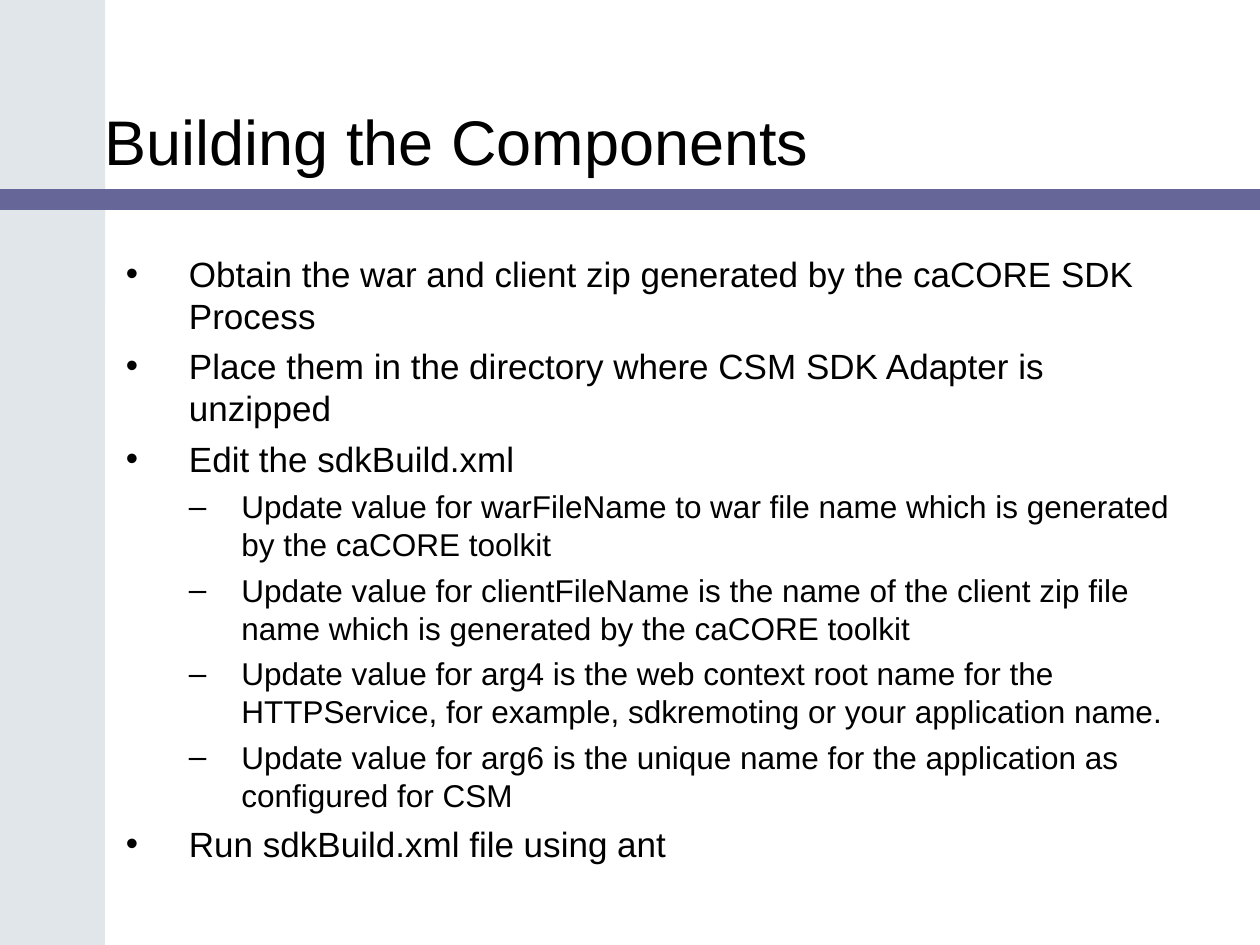
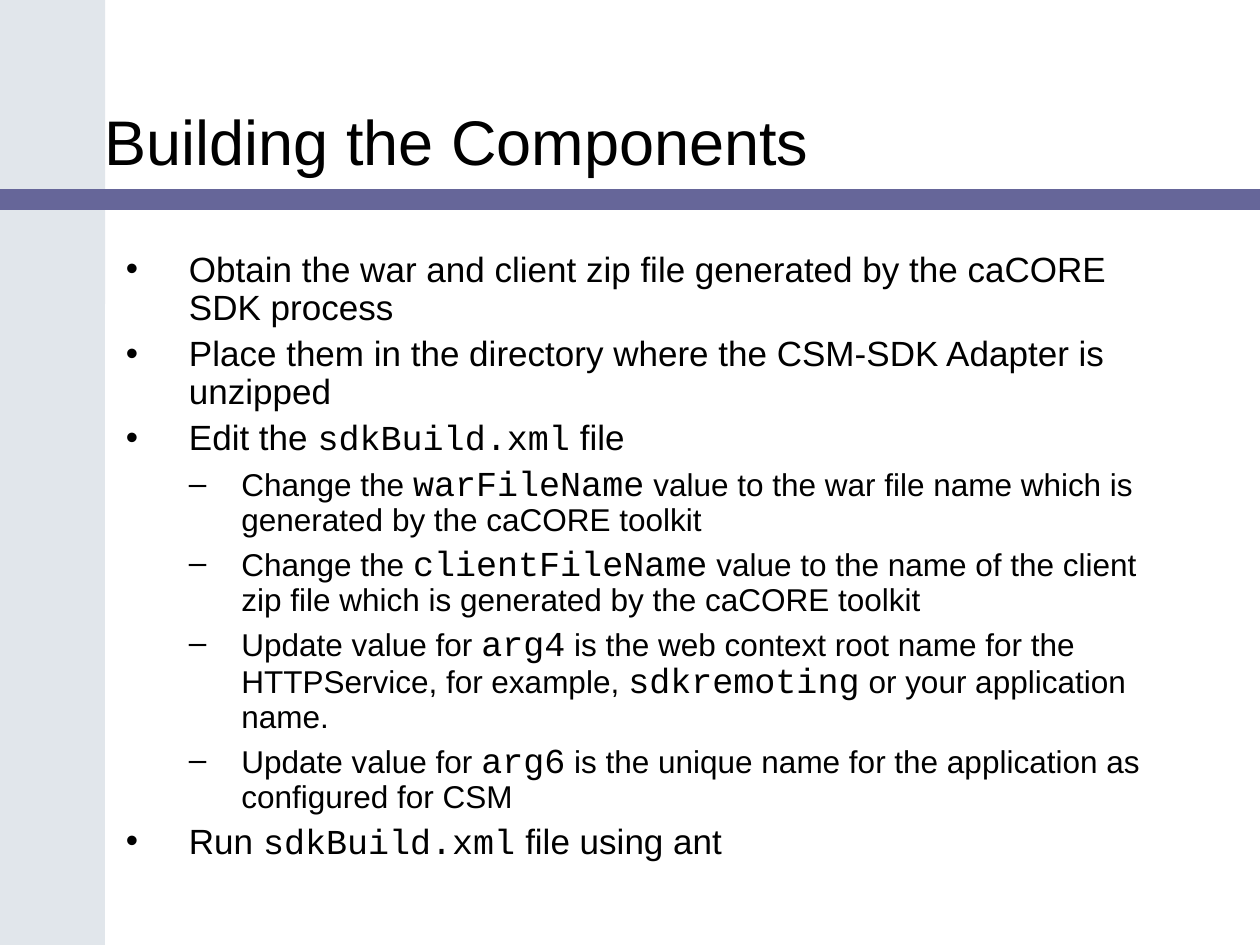
Before and after one commit to CBIIT/common-security-module-docs, a slide deck: slide 14 of Presentations/SDK_Bootcamp_CSM_v1.ppt. Drawn at 1260x945 pixels with LibreOffice and Linux fonts; fonts in the diff are those of the drawing; background and template pictures are left out. Boxes give left, top, right and bottom in pixels: in the first picture for what was removed or moved away, otherwise in the second. Text is boxed around its words. In the diff, an @@ line names an element or a change of style, - is before the commit and + after.

```diff
--- a/Presentations/SDK_Bootcamp_CSM_v1.ppt
+++ b/Presentations/SDK_Bootcamp_CSM_v1.ppt
@@ text at box(189, 256, 1136, 617): text changed; size 18 to 20 pt @@
-• Obtain the war and client zip generated by the caCORE SDK Process
-• Place them in the directory where CSM SDK Adapter is unzipped
-• Edit the sdkBuild.xml
-  – Update value for warFileName to war file name which is generated by the caCORE toolkit
-  – Update value for clientFileName is the name of the client zip file name which is generated by the caCORE toolkit
+• Obtain the war and client zip file generated by the caCORE SDK process
+• Place them in the directory where the CSM-SDK Adapter is unzipped
+• Edit the sdkBuild.xml file
+  – Change the warFileName value to the war file name which is generated by the caCORE toolkit
+  – Change the clientFileName value to the name of the client zip file which is generated by the caCORE toolkit
@@ text at box(189, 633, 1139, 860): size 18 to 20 pt in "arg4 sdkremoting", "arg6"; font Arial to Courier New in "arg4 sdkremoting", "arg6", "sdkBuild.xml"; line spacing 1 to 0.9 @@
```
Also in this commit, not shown: 10 other slides changed, 5 other files.
